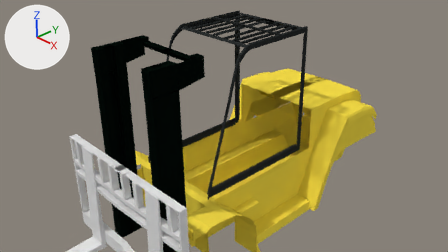
The Blender file Models/Vehicles/Land/Forklift/Hyundai70ds.blend as it was, and as the next commit left it.
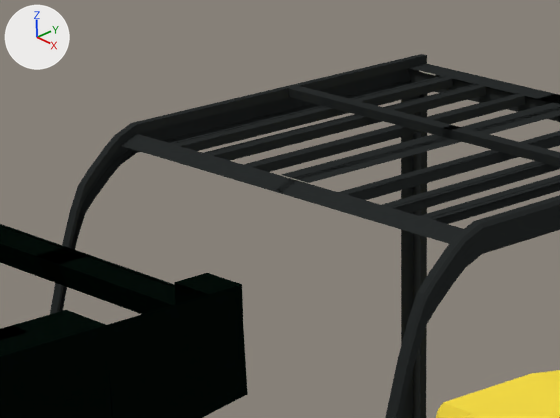
The first picture shows the older version from the file's camera 'Camera'. The close-ups show both versions on the part from 35% to 59% of the width and 0% to 32% of the height of that picture; other places that the commit changed are outside them. Every picture has the same lights, and +X, +Y and +Z are marked at upper left.

In view in the first close-up: 'Chasis', 'Mast', 'OverheadGuard'.
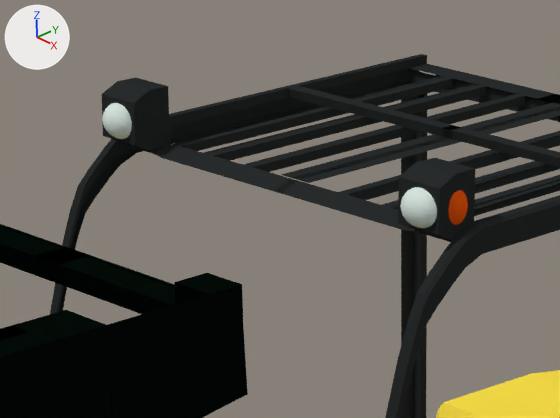
The change, as a diff of the scene's bpy script:
```diff
--- a/Models/Vehicles/Land/Forklift/Hyundai70ds.blend.py
+++ b/Models/Vehicles/Land/Forklift/Hyundai70ds.blend.py
@@ mat_lightcolor @@
+mat_lightcolor = diffuse_material('lightColor')
+mat_lightcolor.base_color = (0.696, 0.8, 0.753)  # white #d9e7e1
@@ mat_directionalorange @@
+mat_directionalorange = diffuse_material('directionalOrange')
+mat_directionalorange.base_color = (0.8, 0.0902, 0.00507)  # orange #e75510
@@ me_plane_001 @@
 # used by ob_overheadguard; parent = ob_hyundai70ds; location = (-0.0218, 1.961, 2.469); scale = (0.189, 0.0624, 1.0)
-me_plane_001.from_pydata(...)  # 508 vertices, 358 faces; spans x -5.7..5.7, y -47.0..1.3, z -3.1..0.0
+me_plane_001.from_pydata(...)  # 540 vertices, 390 faces; spans x -5.7..5.7, y -47.0..1.3, z -3.1..0.2
+# me_plane_001 part 1
+# 2 faces are deleted
+# 24 vertices are added at x -5.4..5.4, y -29.3..-27.6, z 0.0..0.2
+# 8 new vertices lie (0.0, -1.5, 0.0) away from vertices in x -5.4..5.4, y -29.3..-29.2, z 0.0..0.2
+# 34 new faces join them
 me_plane_001.materials.append(mat_black29)
@@ me_sphere_002 @@
+me_sphere_002.from_pydata(...)  # a UV sphere (32 segments, 16 rings, poles along z) spanning x -1.0..1.0, y -1.0..1.0, z -1.0..1.0
+me_sphere_002.materials.append(mat_lightcolor)  # white #d9e7e1
@@ me_sphere_004 @@
+me_sphere_004.from_pydata(...)  # a UV sphere (32 segments, 16 rings, poles along z) spanning x -1.0..1.0, y -1.0..1.0, z -1.0..1.0
+me_sphere_004.materials.append(mat_directionalorange)  # orange #e75510
@@ ob_leftheadlight @@
+ob_leftheadlight = bpy.data.objects.new('leftHeadLight', me_sphere_002)
+ob_leftheadlight.parent = ob_hyundai70ds
+ob_leftheadlight.matrix_parent_inverse = Matrix(((1.0, 0.0, 0.0, -0.171), (0.0, 1.0, 0.0, -1.37), (0.0, 0.0, 1.0, -0.0303), (0.0, 0.0, 0.0, 1.0)))
+ob_leftheadlight.location = (0.9, 0.062, 2.581)
+ob_leftheadlight.scale = (0.0934, 0.083, 0.0797)
@@ ob_rightheadlight @@
+ob_rightheadlight = bpy.data.objects.new('rightHeadLight', me_sphere_002.copy())
+ob_rightheadlight.parent = ob_hyundai70ds
+ob_rightheadlight.matrix_parent_inverse = Matrix(((1.0, 0.0, 0.0, -0.171), (0.0, 1.0, 0.0, -1.37), (0.0, 0.0, 1.0, -0.0303), (0.0, 0.0, 0.0, 1.0)))
+ob_rightheadlight.location = (-0.932, 0.0653, 2.581)
+ob_rightheadlight.scale = (0.0934, 0.083, 0.0797)
@@ ob_leftdirectionallight @@
+ob_leftdirectionallight = bpy.data.objects.new('leftDirectionalLight', me_sphere_004)
+ob_leftdirectionallight.parent = ob_hyundai70ds
+ob_leftdirectionallight.matrix_parent_inverse = Matrix(((1.0, 0.0, 0.0, -0.171), (0.0, 1.0, 0.0, -1.37), (0.0, 0.0, 1.0, -0.0303), (0.0, 0.0, 0.0, 1.0)))
+ob_leftdirectionallight.location = (0.952, 0.145, 2.582)
+ob_leftdirectionallight.scale = (0.0763, 0.0686, 0.0889)
```

Pixel boxes [x1, y1, x2, y2] of what changed, in the close-ups (560 x 418 px):
'leftHeadLight', added: after [400, 187, 437, 228]
'rightHeadLight', added: after [102, 103, 132, 139]
'leftDirectionalLight', added: after [448, 190, 468, 225]
part 1 of me_plane_001, built on: before [121, 134, 463, 244]; after [102, 78, 475, 242]
